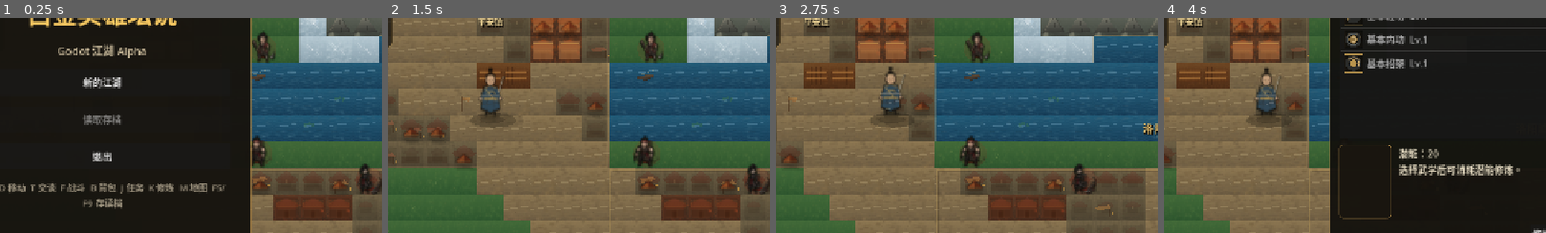
Above: before the commit, frames 1-4 (left to right).
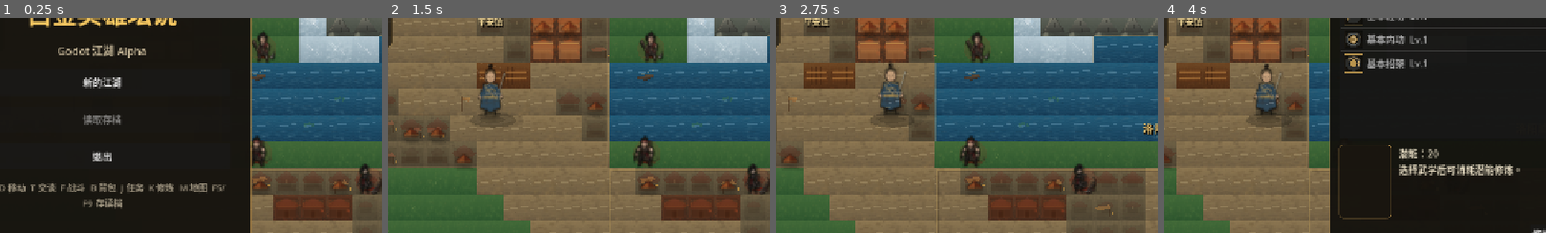
Above: after the commit, the same moments.

Repository: coyoteXujie/yxts-llm
Game: Godot game, scene res://scenes/main.tscn
Same seed, same stepped clock (60 frames per second), same inputs: the game is played once before the commit and once after it.
Inputs (mouse positions are % of the whole screen's width and height, from its top left):
- Up to frame 1 (0.25 s): no input
- Up to frame 2 (1.5 s): click "新的江湖" at 0.5 s; click "开始" at 1.25 s
- Up to frame 3 (2.75 s): tap Enter at 2 s; move the mouse to (72, 45) at 2.02 s; hold D (move_right) from 2.03 s (still down); tap F (attack) at 2.1 s; click (72, 45) at 2.17 s
- Up to frame 4 (4 s): release D (move_right) at 2.75 s; drag from (30, 55) to (45, 70) at 2.77 s; move the mouse to (60, 28) at 3.52 s; hold D (move_right) from 3.53 s (still down); hold K (cultivation) from 3.53 s (still down); tap F (attack) at 3.8 s
The pictures show only the part of the screen within x 37-87%, y 30-80%; the shares and areas given below are measured in that part.

The runs differ from the first frame. In frame 2, 0.4% of the frame differs, in the area x 24-31%, y 21-42%; in frame 3, 0.5%, in the area x 27-34%, y 20-44%; in frame 4, 0.4%.

Commit message:
Improve character and combat stage presence

Diff:
--- a/godot_project/scripts/entities/npc.gd
+++ b/godot_project/scripts/entities/npc.gd
@@ -19,9 +19,10 @@
 
 const USE_FULL_SPRITES_ON_MAP := true
 const MAP_ACTOR_SCALE := 0.92
-const BASE_SPRITE_HEIGHT := 94.0
-const MASTER_SPRITE_HEIGHT := 106.0
-const ENEMY_SPRITE_HEIGHT := 102.0
+const BASE_SPRITE_HEIGHT := 100.0
+const MASTER_SPRITE_HEIGHT := 116.0
+const ENEMY_SPRITE_HEIGHT := 112.0
+const CONTACT_GLOW_ALPHA := 0.115
 const AMBIENT_BUBBLE_WIDTH := 172.0
 
 func setup(new_data: Dictionary, new_tile_size: int) -> void:
@@ -255,6 +256,7 @@
 		var map_scale := _map_actor_scale()
 		_draw_ground_marker(accent)
 		_draw_actor_shadow(Vector2(3, 25 * map_scale), Vector2(23.0 * map_scale, 6.8 * map_scale), 0.96)
+		_draw_contact_light(accent, map_scale)
 		_draw_aura(appearance, accent)
 		if highlighted:
 			draw_arc(Vector2.ZERO, 32.0 * map_scale, 0.0, TAU, 48, Color(0.95, 0.74, 0.28, 0.95), 2.4)
@@ -266,6 +268,7 @@
 
 	_draw_ground_marker(accent)
 	_draw_actor_shadow(Vector2(3, 20 * MAP_ACTOR_SCALE), Vector2(17.0 * max(scale.x, 1.0), 5.0 * max(scale.y, 0.9)), 0.82)
+	_draw_contact_light(accent, _map_actor_scale())
 
 	draw_set_transform(Vector2.ZERO, 0.0, scale)
 	_draw_aura(appearance, accent)
@@ -379,6 +382,17 @@
 		draw_circle(Vector2(0, 1), 25.0, Color(0.70, 0.08, 0.06, 0.10))
 	if str(appearance.get("motif", "none")) == "snow":
 		draw_circle(Vector2(0, -4), 24.0, Color(0.80, 0.92, 1.0, 0.12))
+
+func _draw_contact_light(accent: Color, map_scale: float) -> void:
+	var npc_id := int(data.get("id", 0))
+	var pulse := 0.5 + sin(visual_phase * 1.4 + float(npc_id % 23) * 0.27) * 0.5
+	var alpha := CONTACT_GLOW_ALPHA * (0.60 + pulse * 0.24)
+	if is_enemy():
+		accent = Color(0.82, 0.13, 0.08)
+	elif is_master():
+		alpha *= 1.18
+	_draw_ellipse(Vector2(1.5 * map_scale, 27.0 * map_scale), Vector2(26.0 * map_scale, 6.5 * map_scale), Color(accent.r, accent.g, accent.b, alpha))
+	_draw_ellipse(Vector2(0.0, 28.5 * map_scale), Vector2(14.0 * map_scale, 3.2 * map_scale), Color(1.0, 0.82, 0.44, alpha * 0.42))
 
 func _draw_legs(outfit: String, secondary: Color, ink: Color) -> void:
 	if outfit == "flowing_hanfu" or outfit == "daoist_robe" or outfit == "fur_robe":
--- a/godot_project/scripts/entities/player.gd
+++ b/godot_project/scripts/entities/player.gd
@@ -3,9 +3,11 @@
 
 const SPEED := 190.0
 const DRAW_SCALE := 1.0
-const SPRITE_TARGET_HEIGHT := 104.0
-const SPRITE_TARGET_WIDTH := 84.0
+const SPRITE_TARGET_HEIGHT := 112.0
+const SPRITE_TARGET_WIDTH := 90.0
 const STEP_DUST_RADIUS := Vector2(10.0, 3.2)
+const PLAYER_CONTACT_GLOW_ALPHA := 0.13
+const PLAYER_FACTION_MOTES := 10
 const STAGE_DEPTH_SCALE_MIN := 0.78
 const STAGE_DEPTH_SCALE_MAX := 1.22
 
@@ -78,6 +80,8 @@
 	var lean := (clampf(facing.x, -1.0, 1.0) * 2.2 if moving else sin(walk_phase * 0.6) * 0.45) * depth_scale
 
 	_draw_step_dust(moving, depth_scale)
+	_draw_player_contact_glow(trim, depth_scale, moving)
+	_draw_player_idle_motes(trim, depth_scale)
 	_draw_actor_shadow(Vector2(4 * depth_scale, 32 * depth_scale), Vector2(42, 13) * depth_scale, 1.0)
 	if sprite_texture != null:
 		var texture_size := sprite_texture.get_size()
@@ -92,6 +96,7 @@
 		var outline_rect := Rect2(top_left - Vector2(2.5, 1.5), draw_size + Vector2(5.0, 5.0))
 		draw_texture_rect(sprite_texture, outline_rect, false, Color(0.02, 0.018, 0.014, 0.58))
 		draw_texture_rect(sprite_texture, Rect2(top_left, draw_size), false)
+		_draw_sprite_rim_light(top_left, draw_size, trim)
 		_draw_sprite_motion_accents(lean, foot_y, draw_size, trim, moving)
 		var dir := facing.normalized()
 		draw_line(Vector2(0, 4 * depth_scale + bob), dir * 18.0 * depth_scale + Vector2(0, bob), Color(1.0, 1.0, 1.0, 0.18), 1.8)
@@ -243,3 +248,26 @@
 	if moving:
 		var trail := -facing.normalized() * 10.0
 		draw_line(Vector2(lean, foot_y - draw_size.y * 0.20), Vector2(lean, foot_y - draw_size.y * 0.20) + trail, Color(1.0, 0.92, 0.62, 0.18), 1.8)
+
+func _draw_player_contact_glow(accent: Color, depth_scale: float, moving: bool) -> void:
+	var pulse := 0.5 + sin(walk_phase * (1.7 if moving else 0.9)) * 0.5
+	var center := Vector2(3.0, 32.0) * depth_scale
+	_draw_shadow(center, Vector2(38.0, 9.5) * depth_scale, Color(accent.r, accent.g, accent.b, PLAYER_CONTACT_GLOW_ALPHA * (0.55 + pulse * 0.25)))
+	_draw_shadow(center + Vector2(0.0, 2.0 * depth_scale), Vector2(23.0, 4.8) * depth_scale, Color(1.0, 0.86, 0.50, PLAYER_CONTACT_GLOW_ALPHA * 0.55))
+
+func _draw_player_idle_motes(accent: Color, depth_scale: float) -> void:
+	var faction := str(GameState.player.get("faction", "none"))
+	if faction == "none":
+		return
+	for i in range(PLAYER_FACTION_MOTES):
+		var angle := walk_phase * 0.18 + float(i) * TAU / float(PLAYER_FACTION_MOTES)
+		var radius := (22.0 + float(i % 4) * 5.0) * depth_scale
+		var pos := Vector2(cos(angle) * radius, -18.0 * depth_scale + sin(angle) * radius * 0.36)
+		var alpha := 0.045 + float(i % 3) * 0.012
+		draw_circle(pos, (1.2 + float(i % 2) * 0.35) * depth_scale, Color(accent.r, accent.g, accent.b, alpha))
+
+func _draw_sprite_rim_light(top_left: Vector2, draw_size: Vector2, accent: Color) -> void:
+	var left := top_left + Vector2(draw_size.x * 0.20, draw_size.y * 0.18)
+	var right := top_left + Vector2(draw_size.x * 0.80, draw_size.y * 0.72)
+	draw_line(left, right, Color(accent.r, accent.g, accent.b, 0.16), 1.8)
+	draw_line(top_left + Vector2(draw_size.x * 0.22, draw_size.y * 0.05), top_left + Vector2(draw_size.x * 0.72, draw_size.y * 0.14), Color(1.0, 0.96, 0.78, 0.10), 1.2)
--- a/godot_project/scripts/ui/combat_stage.gd
+++ b/godot_project/scripts/ui/combat_stage.gd
@@ -1,5 +1,11 @@
 extends Control
 class_name CombatStage
+
+const PLAYER_STAGE_HEIGHT := 146.0
+const ENEMY_STAGE_HEIGHT := 154.0
+const ACTOR_AFTERIMAGE_ALPHA := 0.22
+const CONTACT_GLOW_ALPHA := 0.18
+const DAMAGE_NUMBER_RISE := 28.0
 
 var enemy: Dictionary = {}
 var snapshot: Dictionary = {}
@@ -240,38 +246,62 @@
 	elif event_timer > 0.0 and event_target == "player":
 		enemy_lunge = sin(impact * PI) * 18.0
 		player_hurt = sin(impact * PI * 2.0) * -5.0
-	_draw_actor_shadow(player_foot + Vector2(player_lunge, 0.0), 1.05)
-	_draw_actor_shadow(enemy_foot + Vector2(-enemy_lunge, 0.0), 1.12)
-	_draw_player_actor(player_foot + Vector2(player_lunge + player_hurt, 0.0))
-	_draw_enemy_actor(enemy_foot + Vector2(-enemy_lunge + enemy_hurt, 0.0))
+	var action_alpha := sin(impact * PI) if event_timer > 0.0 else 0.0
+	var player_action := action_alpha if event_target == "enemy" else 0.0
+	var enemy_action := action_alpha if event_target == "player" else 0.0
+	var player_draw_foot := player_foot + Vector2(player_lunge + player_hurt, 0.0)
+	var enemy_draw_foot := enemy_foot + Vector2(-enemy_lunge + enemy_hurt, 0.0)
+	_draw_actor_shadow(player_draw_foot, 1.08 + player_action * 0.08)
+	_draw_actor_shadow(enemy_draw_foot, 1.15 + enemy_action * 0.08)
+	_draw_actor_contact_light(player_draw_foot, accent_color, 0.90 + player_action * 0.45, 1.0)
+	_draw_actor_contact_light(enemy_draw_foot, Color(0.78, 0.18, 0.12), 0.82 + enemy_action * 0.45, 1.08)
+	_draw_actor_afterimage(player_texture, player_draw_foot - Vector2(18.0 + player_lunge * 0.55, 0.0), PLAYER_STAGE_HEIGHT, accent_color.lightened(0.22), player_action)
+	_draw_actor_afterimage(enemy_texture, enemy_draw_foot + Vector2(18.0 + enemy_lunge * 0.55, 0.0), ENEMY_STAGE_HEIGHT, Color(0.95, 0.32, 0.18), enemy_action)
+	_draw_player_actor(player_draw_foot, player_action)
+	_draw_enemy_actor(enemy_draw_foot, enemy_action)
 	_draw_status_bars(player_foot, enemy_foot)
 	_draw_action_effects(rect, player_foot, enemy_foot)
 
-func _draw_player_actor(foot: Vector2) -> void:
+func _draw_player_actor(foot: Vector2, action_intensity: float = 0.0) -> void:
 	if player_texture != null:
-		_draw_actor_texture(player_texture, foot, 128.0, Color(1.0, 1.0, 1.0, 1.0))
+		_draw_actor_texture(player_texture, foot, PLAYER_STAGE_HEIGHT + action_intensity * 8.0, Color(1.0, 1.0, 1.0, 1.0), action_intensity)
 	else:
 		_draw_actor_fallback(foot, accent_color, "你")
 
-func _draw_enemy_actor(foot: Vector2) -> void:
+func _draw_enemy_actor(foot: Vector2, action_intensity: float = 0.0) -> void:
 	if enemy_texture != null:
 		var tint := Color(1.0, 0.96, 0.91, 1.0)
 		if event_timer > 0.0 and event_target == "enemy" and event_kind == "damage":
 			tint = Color(1.0, 0.70, 0.58, 1.0)
-		_draw_actor_texture(enemy_texture, foot, 136.0, tint)
+		_draw_actor_texture(enemy_texture, foot, ENEMY_STAGE_HEIGHT + action_intensity * 8.0, tint, action_intensity)
 	else:
 		_draw_actor_fallback(foot, Color(0.62, 0.18, 0.14), str(enemy.get("name", "敌")))
 
-func _draw_actor_texture(texture: Texture2D, foot: Vector2, target_height: float, tint: Color) -> void:
+func _draw_actor_texture(texture: Texture2D, foot: Vector2, target_height: float, tint: Color, action_intensity: float = 0.0) -> void:
+	var texture_size := texture.get_size()
+	if texture_size.x <= 0.0 or texture_size.y <= 0.0:
+		return
+	var factor := target_height / texture_size.y
+	var draw_size := texture_size * factor
+	var top_left := foot - Vector2(draw_size.x * 0.5, draw_size.y + action_intensity * 5.0)
+	var outline := Rect2(top_left - Vector2(3.0, 1.5), draw_size + Vector2(6.0, 5.0))
+	draw_texture_rect(texture, outline, false, Color(0.0, 0.0, 0.0, 0.46 + action_intensity * 0.08))
+	if action_intensity > 0.01:
+		draw_texture_rect(texture, Rect2(top_left - Vector2(1.5, 1.5), draw_size), false, Color(tint.r, tint.g, tint.b, 0.12 * action_intensity))
+	draw_texture_rect(texture, Rect2(top_left, draw_size), false, tint)
+	var rim_alpha := 0.13 + action_intensity * 0.10
+	draw_line(top_left + Vector2(draw_size.x * 0.20, draw_size.y * 0.12), top_left + Vector2(draw_size.x * 0.78, draw_size.y * 0.70), Color(1.0, 0.92, 0.62, rim_alpha), 1.8)
+
+func _draw_actor_afterimage(texture: Texture2D, foot: Vector2, target_height: float, tint: Color, alpha: float) -> void:
+	if texture == null or alpha <= 0.01:
+		return
 	var texture_size := texture.get_size()
 	if texture_size.x <= 0.0 or texture_size.y <= 0.0:
 		return
 	var factor := target_height / texture_size.y
 	var draw_size := texture_size * factor
 	var top_left := foot - Vector2(draw_size.x * 0.5, draw_size.y)
-	var outline := Rect2(top_left - Vector2(3.0, 1.5), draw_size + Vector2(6.0, 5.0))
-	draw_texture_rect(texture, outline, false, Color(0.0, 0.0, 0.0, 0.46))
-	draw_texture_rect(texture, Rect2(top_left, draw_size), false, tint)
+	draw_texture_rect(texture, Rect2(top_left, draw_size), false, Color(tint.r, tint.g, tint.b, ACTOR_AFTERIMAGE_ALPHA * alpha))
 
 func _draw_actor_fallback(foot: Vector2, color: Color, label: String) -> void:
 	_draw_ellipse(foot - Vector2(0, 31), Vector2(22, 34), color.darkened(0.18))
@@ -283,6 +313,10 @@
 func _draw_actor_shadow(foot: Vector2, scale: float) -> void:
 	_draw_ellipse(foot + Vector2(4.0, 2.0), Vector2(46.0 * scale, 12.0 * scale), Color(0.0, 0.0, 0.0, 0.25))
 	_draw_ellipse(foot + Vector2(1.0, 0.0), Vector2(30.0 * scale, 7.0 * scale), Color(0.0, 0.0, 0.0, 0.22))
+
+func _draw_actor_contact_light(foot: Vector2, color: Color, intensity: float, scale: float) -> void:
+	_draw_ellipse(foot + Vector2(0.0, 1.0), Vector2(56.0 * scale, 13.0 * scale), Color(color.r, color.g, color.b, CONTACT_GLOW_ALPHA * intensity))
+	_draw_ellipse(foot + Vector2(0.0, 2.0), Vector2(30.0 * scale, 5.8 * scale), Color(1.0, 0.84, 0.46, CONTACT_GLOW_ALPHA * intensity * 0.40))
 
 func _draw_status_bars(player_foot: Vector2, enemy_foot: Vector2) -> void:
 	_draw_bar(player_foot + Vector2(-54.0, -150.0), 108.0, int(GameState.player.get("hp", 0)), int(GameState.player.get("max_hp", 1)), Color(0.72, 0.18, 0.12), "你")
@@ -313,7 +347,9 @@
 		return
 	if event_kind == "heal" or event_kind == "mp" or event_kind == "guard":
 		_draw_focus_ring(start, color, alpha, effect_style)
-		return
+		_draw_damage_number(start, event_amount, event_kind, color, alpha)
+		return
+	_draw_attack_ground_streak(start, finish, color, alpha)
 	match effect_style:
 		"blade":
 			_draw_blade_slash(start, finish, color, alpha)
@@ -332,10 +368,35 @@
 		_:
 			_draw_impact_arc(start, finish, color, alpha)
 	_draw_hit_sparks(finish, color, alpha)
+	_draw_damage_number(finish, event_amount, event_kind, color, alpha)
 	if event_kind == "phase" or event_kind == "stun":
 		_draw_focus_ring(finish, color, alpha, effect_style)
 	var fog_rect := Rect2(rect.position + Vector2(rect.size.x * 0.18, rect.size.y * 0.72), Vector2(rect.size.x * 0.64, 22.0))
 	_draw_soft_band(fog_rect, Color(color.r, color.g, color.b, 0.10 * alpha))
+
+func _draw_attack_ground_streak(start: Vector2, finish: Vector2, color: Color, alpha: float) -> void:
+	var ground_start := start + Vector2(0.0, 88.0)
+	var ground_finish := finish + Vector2(0.0, 90.0)
+	var mid := ground_start.lerp(ground_finish, 0.55)
+	_draw_ellipse(mid, Vector2(86.0, 13.0), Color(color.r, color.g, color.b, 0.08 * alpha))
+	draw_line(ground_start, ground_finish, Color(1.0, 0.86, 0.45, 0.18 * alpha), 4.0)
+
+func _draw_damage_number(center: Vector2, amount: int, kind: String, color: Color, alpha: float) -> void:
+	if alpha <= 0.01:
+		return
+	var text := "-%d" % maxi(0, amount)
+	if kind == "heal" or kind == "mp":
+		text = "+%d" % maxi(0, amount)
+	elif kind == "guard":
+		text = "GUARD"
+	elif kind == "stun":
+		text = "STUN"
+	var life := 1.0 - clampf(event_timer / 0.48, 0.0, 1.0)
+	var rise := life * DAMAGE_NUMBER_RISE
+	var width := maxf(52.0, float(text.length()) * 12.0)
+	var pos := center + Vector2(-width * 0.5, -46.0 - rise)
+	draw_string(ThemeDB.fallback_font, pos + Vector2(1.5, 1.5), text, HORIZONTAL_ALIGNMENT_CENTER, width, 22, Color(0.02, 0.015, 0.01, 0.74 * alpha))
+	draw_string(ThemeDB.fallback_font, pos, text, HORIZONTAL_ALIGNMENT_CENTER, width, 22, Color(color.r, color.g, color.b, 0.95 * alpha))
 
 func _draw_miss_wisp(center: Vector2, alpha: float) -> void:
 	for i in range(4):
--- a/godot_project/tests/playtest_combat.gd
+++ b/godot_project/tests/playtest_combat.gd
@@ -70,6 +70,10 @@
 	_check(stage.player_texture != null, "2.5D 战斗舞台应加载玩家 sprite")
 	_check(stage.enemy_texture != null, "2.5D 战斗舞台应加载敌人 sprite")
 	_check(stage.background_texture != null, "2.5D 战斗舞台应加载当前区域背景")
+	_check(COMBAT_STAGE_SCRIPT.PLAYER_STAGE_HEIGHT >= 140.0, "2.5D 战斗舞台玩家不应继续偏小")
+	_check(COMBAT_STAGE_SCRIPT.ENEMY_STAGE_HEIGHT >= 148.0, "2.5D 战斗舞台敌人不应继续偏小")
+	_check(COMBAT_STAGE_SCRIPT.ACTOR_AFTERIMAGE_ALPHA > 0.16, "2.5D 战斗舞台应保留出招残影")
+	_check(COMBAT_STAGE_SCRIPT.CONTACT_GLOW_ALPHA > 0.12, "2.5D 战斗舞台应保留脚下接触光")
 	stage.update_snapshot({
 		"enemy": GameData.get_npc_by_name("流氓"),
 		"events": [{"id": 1, "kind": "damage", "target": "enemy", "source": "普通攻击", "amount": 10}]
--- a/godot_project/tests/playtest_smoke.gd
+++ b/godot_project/tests/playtest_smoke.gd
@@ -3,6 +3,7 @@
 const WORLD_MAP_SCRIPT := preload("res://scripts/world/world_map.gd")
 const LOCAL_AREA_SCRIPT := preload("res://scripts/world/local_area_map.gd")
 const PLAYER_SCRIPT := preload("res://scripts/entities/player.gd")
+const NPC_SCRIPT := preload("res://scripts/entities/npc.gd")
 const WORLD_MAP_PANEL_SCRIPT := preload("res://scripts/ui/world_map_panel.gd")
 
 const WORLD_TILE_WATER := 2
@@ -48,9 +49,12 @@
 	test_root.add_child(player)
 	await get_tree().process_frame
 	_check(player.z_index == int(player.position.y), "玩家应按脚底 Y 坐标排序")
-	_check(PLAYER_SCRIPT.SPRITE_TARGET_HEIGHT >= 100.0, "玩家地图角色显示不应继续偏小")
+	_check(PLAYER_SCRIPT.SPRITE_TARGET_HEIGHT >= 110.0, "玩家地图角色显示不应继续偏小")
+	_check(PLAYER_SCRIPT.PLAYER_CONTACT_GLOW_ALPHA > 0.08, "玩家脚下应保留接触光表现")
 	_check(PLAYER_SCRIPT.STEP_DUST_RADIUS.x >= 8.0, "玩家移动应保留脚步尘表现参数")
 	_check(PLAYER_SCRIPT.STAGE_DEPTH_SCALE_MAX > PLAYER_SCRIPT.STAGE_DEPTH_SCALE_MIN, "玩家应支持局部舞台深度缩放")
+	_check(NPC_SCRIPT.BASE_SPRITE_HEIGHT >= 100.0, "NPC 地图贴图基础高度不应继续偏小")
+	_check(NPC_SCRIPT.CONTACT_GLOW_ALPHA > 0.08, "NPC 脚下应保留接触光表现")
 
 	var local_area = LOCAL_AREA_SCRIPT.new()
 	test_root.add_child(local_area)
Not shown, changed: docs/14_Godot实现差距审计.md
Not shown, changed: docs/15_2.5D美术与横版战斗规划.md
